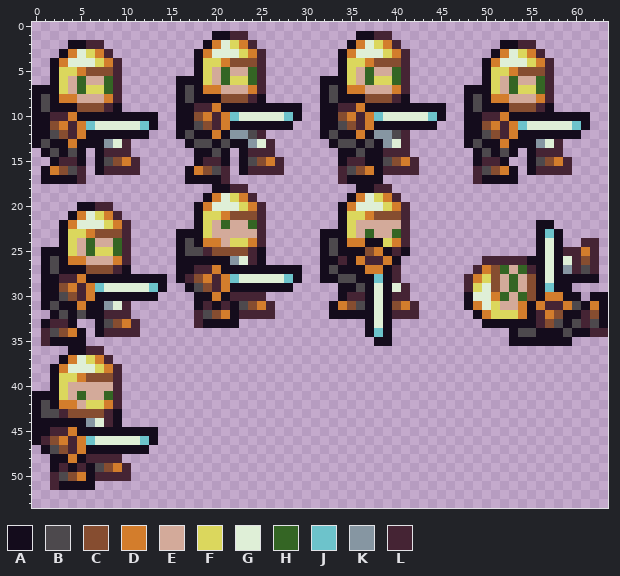
Two states of a pixel-art sprite, kotr/med/spr/player.png. The first picture shows the starting point.
The file is 64x54 pixels.
Palette (. is transparent): A #140c1c  B #4d494d  C #864d30  D #d37d2c  E #d3aa9a  F #dbd75d  G #dfefd7  H #346524  J #6dc3cb  K #8696a2  L #452434
Pixels before (only the part around the change), first column x 4:
26 DDEEEDL.....AAAAAAKGLA......A
27 AACCCLA.....AALLDAAAAAAAAA..A
28 LDAAAAAAAAA.ALCDLDJGGGGGJA..A
29 DLDJGGGGGJA..ABCLDAAAAAAA....
30 CLDAAAAAAA....AADALLLL.......
31 ADAAKGL.......ALALABCDL......
32 ABAALLL.......LBCDALLLL......
33 A..ABCDL......LAAAA..........
34 DA.ALLLL.....................
35 AA...........................
36 AALL.........................
37 DGFDL........................
38 GGGFDL.......................
39 FDCCCL.......................
40 EEEEEL.......................
41 EHEEHL.......................
42 DEFFDL.......................
43 CCCCLA.......................
44 AAKGLA.......................
45 DAAAAAAAAA...................
46 LDJGGGGGJA...................
47 LDAAAAAAA....................
48 DALLLL.......................
49 ALABCDL......................
50 CDALLLL......................
51 AAA..........................
52 .............................
53 .............................
After the commit:
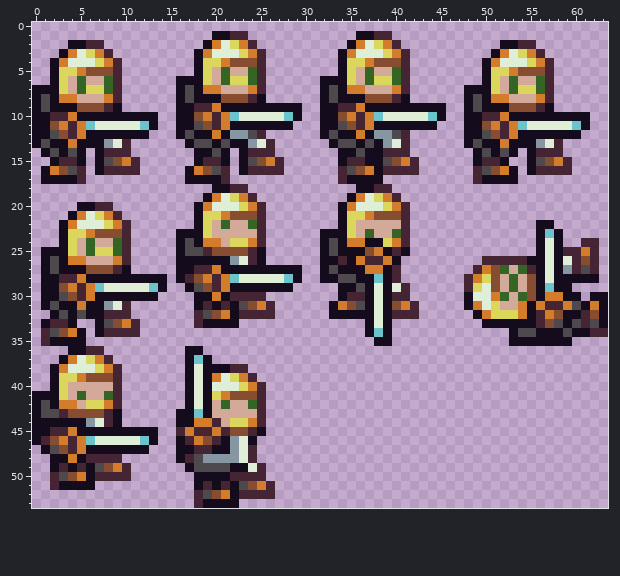
Diff:
The author put colour A in row 36 at x 17 to 18; in row 37 at x 17 and 19; in row 38 at x 17 and 19 to 21; in rows 39 to 42 at x 17 and 19; in row 43 at x 16 to 17 and 19; in row 44 at x 16 to 17.
The author put colour A in row 45 at x 25; in row 46 at x 16, 21 and 24; in row 47 at x 16 to 17 and 20 to 21; in row 48 at x 16; in row 49 at x 17 and 22 to 23; in row 50 at x 18 to 21.
The author put colour A in row 51 at x 18, 20 and 22; in row 52 at x 22; in row 53 at x 19 to 22.
The author put colour B in row 48 at x 18; in row 49 at x 18 to 21; in row 51 at x 23; in row 52 at x 19.
The author put colour C in row 41 at x 22 to 24; in row 45 at x 22 to 23; in row 46 at x 19; in row 51 at x 24; in row 52 at x 20.
The author put colour D in row 39 at x 20 and 23; in row 40 at x 24; in row 41 at x 21; in row 44 at x 18 to 19 and 24; in row 45 at x 17 and 20; in row 46 at x 18.
The author put colour D in row 51 at x 25; in row 52 at x 21.
The author put colour E in row 42 at x 20 and 22 to 23; in row 43 at x 20 to 24; in row 44 at x 21.
The author put colour F in row 39 at x 22; in row 40 at x 23; in row 41 at x 20; in row 44 at x 22 to 23.
The author put colour G in row 38 at x 18; in row 39 at x 18 and 21; in row 40 at x 18 and 20 to 22; in rows 41 to 42 at x 18; in rows 46 to 48 at x 23; in row 49 at x 24.
The author put colour H in row 42 at x 21 and 24.
The author put colour J in row 37 at x 18; in row 43 at x 18.
The author put colour K in rows 46 to 47 at x 22; in row 48 at x 19 to 22.
The author put colour L in row 38 at x 22 to 23; in row 39 at x 24; in rows 40 to 43 at x 25; in row 44 at x 20 and 25; in row 45 at x 16, 18 to 19, 21 and 24; in row 46 at x 17 and 20.
The author put colour L in row 47 at x 18 to 19 and 24; in row 48 at x 17 and 24; in row 49 at x 25; in row 50 at x 22 to 25; in row 51 at x 19, 21 and 26; in row 52 at x 18 and 23 to 26.
The author put colour L in row 53 at x 18.
